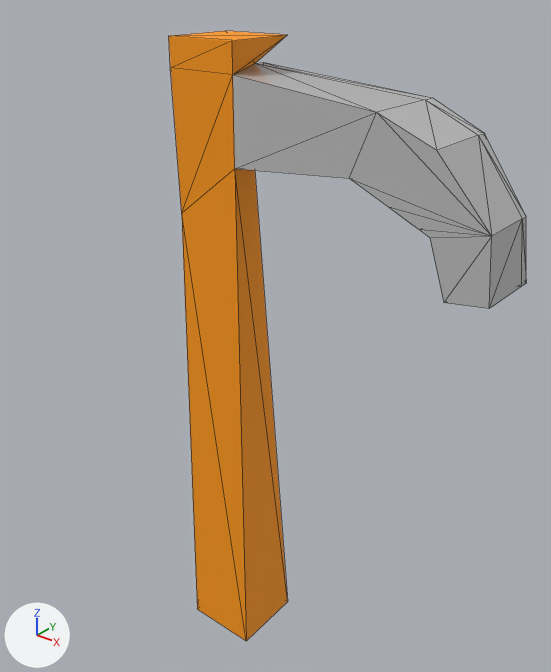
The glTF model assets/models/pickaxe/pickaxe.gltf, before and after one commit.
Rendered twice from a 50 mm camera at (2.8, -3.12, 4.11) aimed at (0.13, 0.22, 2.04). Arrows for +X, +Y and +Z are at lower left; the lights stay in place. Mesh edges are drawn as thin lines. Vertices at the same position are counted once.

The scene before the commit, as lines of its bpy script (objects in view):
```python
me_cube = bpy.data.meshes.new('Cube')
me_cube.from_pydata(...)  # 48 vertices, 92 faces; spans x -0.23..1.63, y -0.23..0.3, z -0.11..3.79
# faces by material slot: [28, 64]
me_cube.materials.append(mat_wood)  # orange #ff9900
me_cube.materials.append(mat_metal)  # grey #bebebe
ob_cube = bpy.data.objects.new('Cube', me_cube)
ob_cube.location = (0.0, 0.0, 0.0)
```
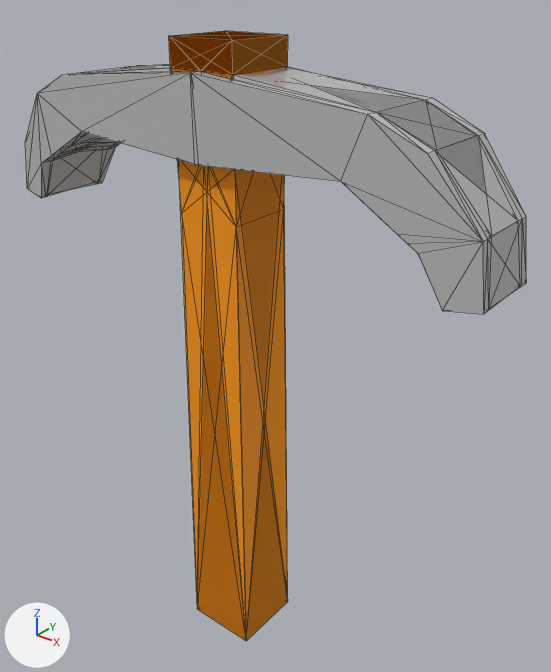
Location of each change, (x1, y1, x2, y2) in pixels of the pictures (551 x 672 px):
'Cube', reshaped (40% wider)
    before: (169, 31, 526, 641)
    after: (25, 31, 526, 641)
part 1 of me_cube, added
    after: (25, 31, 506, 641)

Diff of the bpy script that builds the scene:
```diff
--- a/assets/models/pickaxe/pickaxe.gltf.py
+++ b/assets/models/pickaxe/pickaxe.gltf.py
@@ me_cube @@
 # used by ob_cube; location = (0.0, 0.0, 0.0)
-me_cube.from_pydata(...)  # 48 vertices, 92 faces; spans x -0.23..1.63, y -0.23..0.3, z -0.11..3.79
+me_cube.from_pydata(...)  # 152 vertices, 356 faces; spans x -1.63..1.63, y -0.3..0.3, z -0.11..3.79
+# me_cube part 1
+# 81 vertices are added at x -1.63..1.63, y -0.3..0.29, z 2.74..3.64
+# 12 new vertices lie (0.0, 0.07, 0.0) away from vertices in x -1.33..1.33, y -0.3..0.23, z 3.0..3.12
+# 6 new vertices lie (0.0, 0.05, 0.0) away from vertices in x -1.63..1.63, y -0.23..0.18, z 2.77..3.09
+# 5 new vertices lie (0.0, 0.42, 0.0) away from vertices in x -1.03..0.91, y -0.21, z 3.24..3.64
+# 72 new faces join them, mat_wood (orange #ff9900)
+# 192 new faces join them, mat_metal (grey #bebebe)
 me_cube.materials.append(mat_wood)
```
